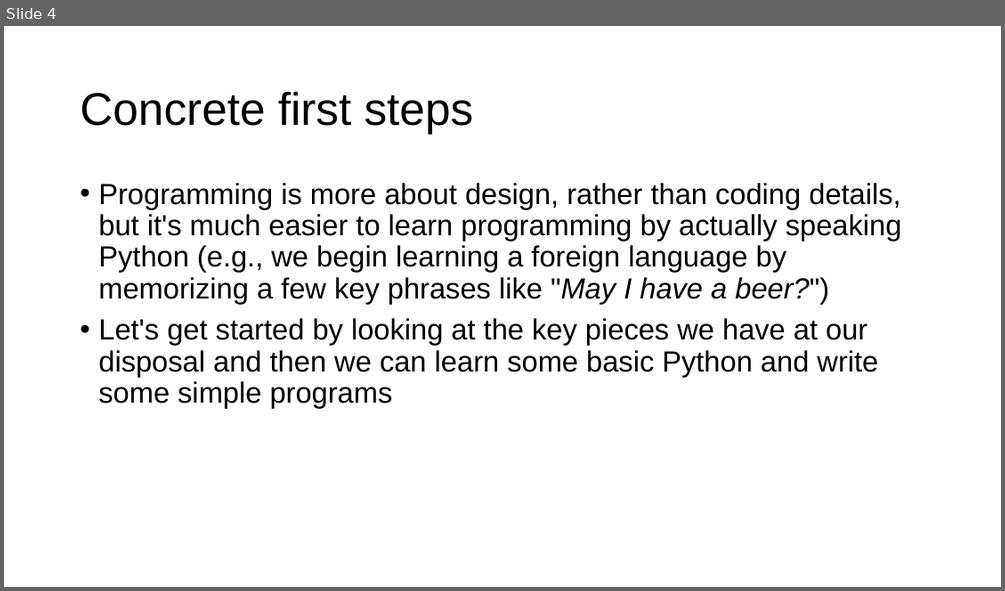
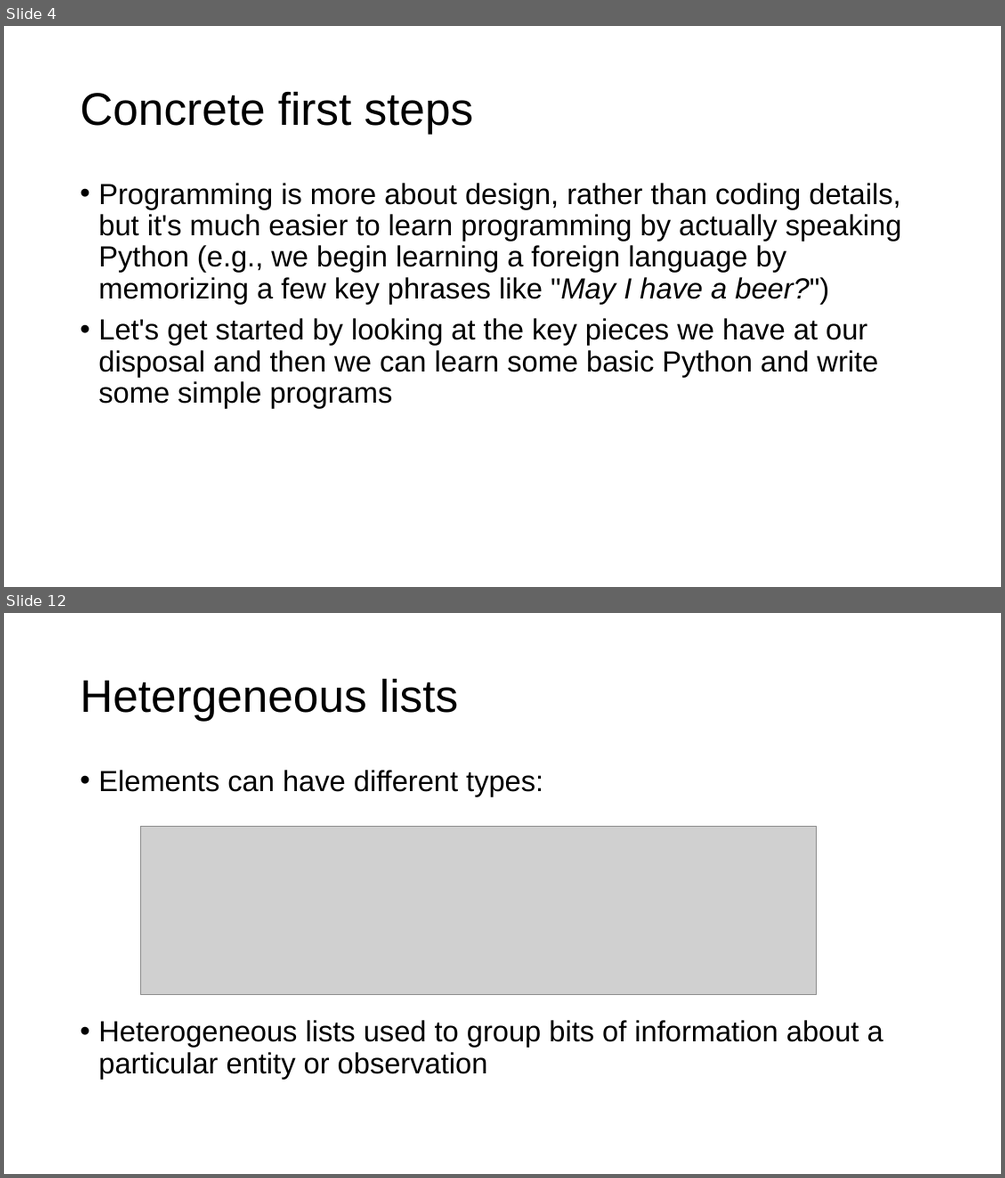
Before and after one commit to parrt/msds501, a slide deck: slides/intro-programming.pptx. Shown one above the other, each under a label of ours: slide 4 before the commit, slides 4 and 12 after it; the slides between them are not shown. The pictures are 1005x591 and 1005x1178 pixels, drawn with LibreOffice and Linux fonts; fonts in the diff are those of the drawing; grey boxes stand for pictures; background and template pictures are left out. Boxes give left, top, right and bottom in pixels: in the first picture for what was removed or moved away, otherwise in the second. Text is boxed around its words. In the diff, an @@ line names an element or a change of style, - is before the commit and + after.

```diff
--- a/slides/intro-programming.pptx
+++ b/slides/intro-programming.pptx
@@ slide 12 added at (4,613,1001,1174), background #FFFFFF @@
@@ title added at (80,678,458,721), 44 pt, text #000000 @@
+Hetergeneous lists
@@ text added at (98,770,883,1078), 28 pt, text #000000 @@
+• Elements can have different types:
+• Heterogeneous lists used to group bits of information about a particular entity or observation
@@ picture added at (141,826,817,995) @@
```
Also in this commit, not shown: 1 slide changed, 12 other slides added, 2 slides removed, 3 other files.
